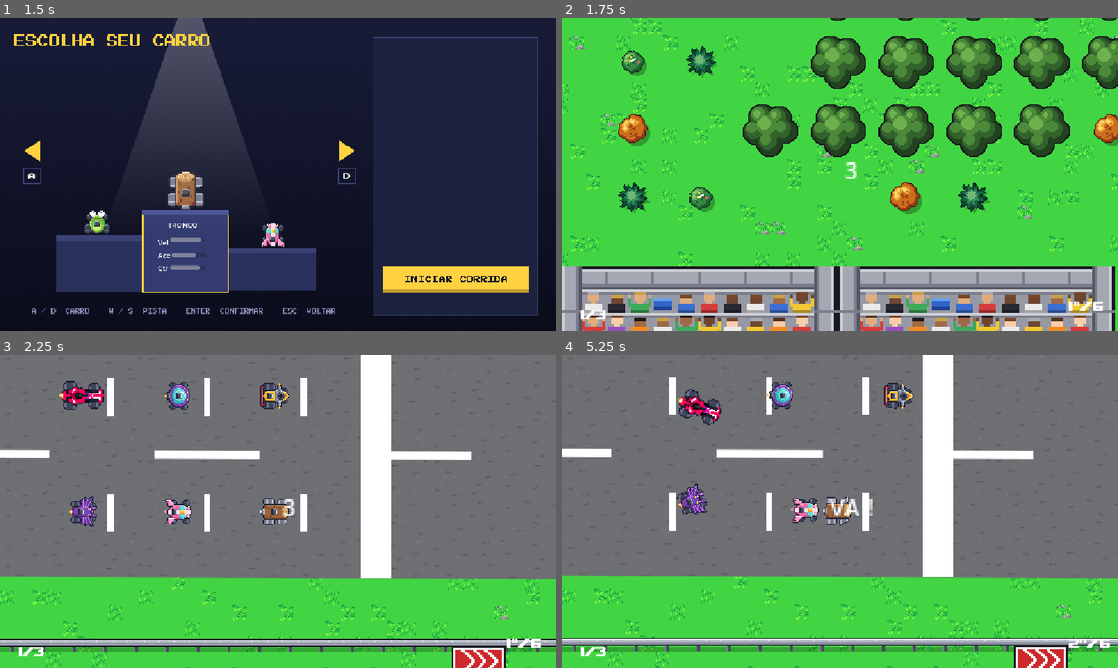
Above: before the commit, frames 1-4 (two rows, left to right).
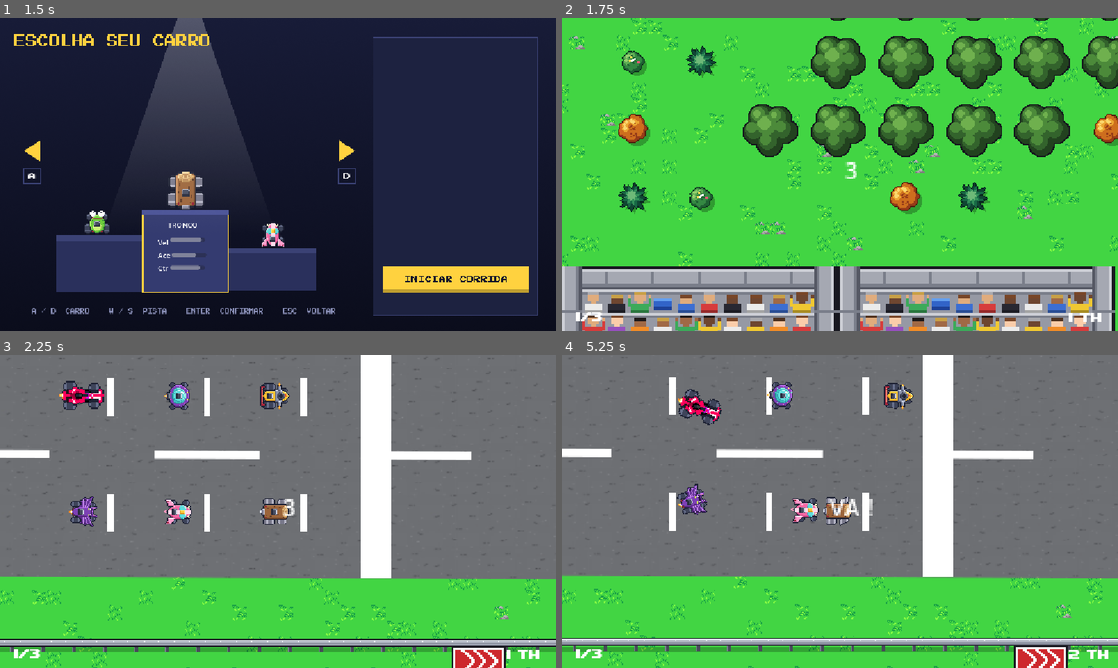
Above: after the commit, the same moments.

Repository: Blue-Raccoon-Interactive/Pixel-Bros-Racing
Game: Godot game, scene res://scenes/main/main_menu.tscn
Same seed, same stepped clock (60 frames per second), same inputs: the game is played once before the commit and once after it.
Inputs (mouse positions are in pixels of both pictures, inside the frame that each line leads up to):
- Up to frame 1 (1.5 s): click "Start Game" at 0.5 s; click (455, 277) at 1.25 s
- Up to frame 2 (1.75 s): no input
- Up to frame 3 (2.25 s): tap Enter (ui_accept) at 2 s; move the mouse to (400, 495) at 2.02 s; hold D (steer_right) from 2.03 s (still down); click (400, 495) at 2.17 s
- Up to frame 4 (5.25 s): tap Enter (ui_accept) at 2.27, 2.57, 3.5, 4.25 s; release D (steer_right) at 2.75 s; drag from (728, 527) to (945, 498) at 2.77 s; move the mouse to (895, 442) at 3.52 s; hold D (steer_right) 3.53-4.25 s; drag from (812, 574) to (673, 464) at 4.27 s; move the mouse to (1006, 558) at 5.02 s; hold A (steer_left) from 5.03 s (still down)

Frame 1 is identical in both runs. In frame 2, 0.3% of the frame differs, in the area x 2-98%, y 90-98%; in frame 3, 0.3%; in frame 4, 0.4%, in the area x 2-99%, y 90-98%.

Commit message:
Atualiza hud de classificação

Diff:
--- a/scenes/ui/hud.tscn
+++ b/scenes/ui/hud.tscn
@@ -21,10 +21,10 @@
 script = ExtResource("1_0mwgc")
 
 [node name="LapLabel" type="Label" parent="." unique_id=785976717]
-offset_left = 39.0
-offset_top = 596.0
-offset_right = 118.0
-offset_bottom = 631.0
+offset_left = 30.0
+offset_top = 600.0
+offset_right = 109.0
+offset_bottom = 635.0
 text = "1 / 3"
 label_settings = SubResource("LabelSettings_2dj1m")
 
@@ -40,9 +40,9 @@
 
 [node name="PositionLabel" type="Label" parent="." unique_id=635062245]
 offset_left = 1050.0
-offset_top = 577.0
+offset_top = 600.0
 offset_right = 1132.0
-offset_bottom = 627.0
+offset_bottom = 636.0
 text = "1 th"
 label_settings = SubResource("LabelSettings_gb2qf")
 
--- a/scripts/hud.gd
+++ b/scripts/hud.gd
@@ -37,7 +37,7 @@
 
 
 func _on_placement_changed(rank: int, total_racers: int) -> void:
-	position_label.text = "%dº/%d" % [rank, total_racers]
+	position_label.text = "%d th" % [rank]
 
 
 func _on_race_finished() -> void:
